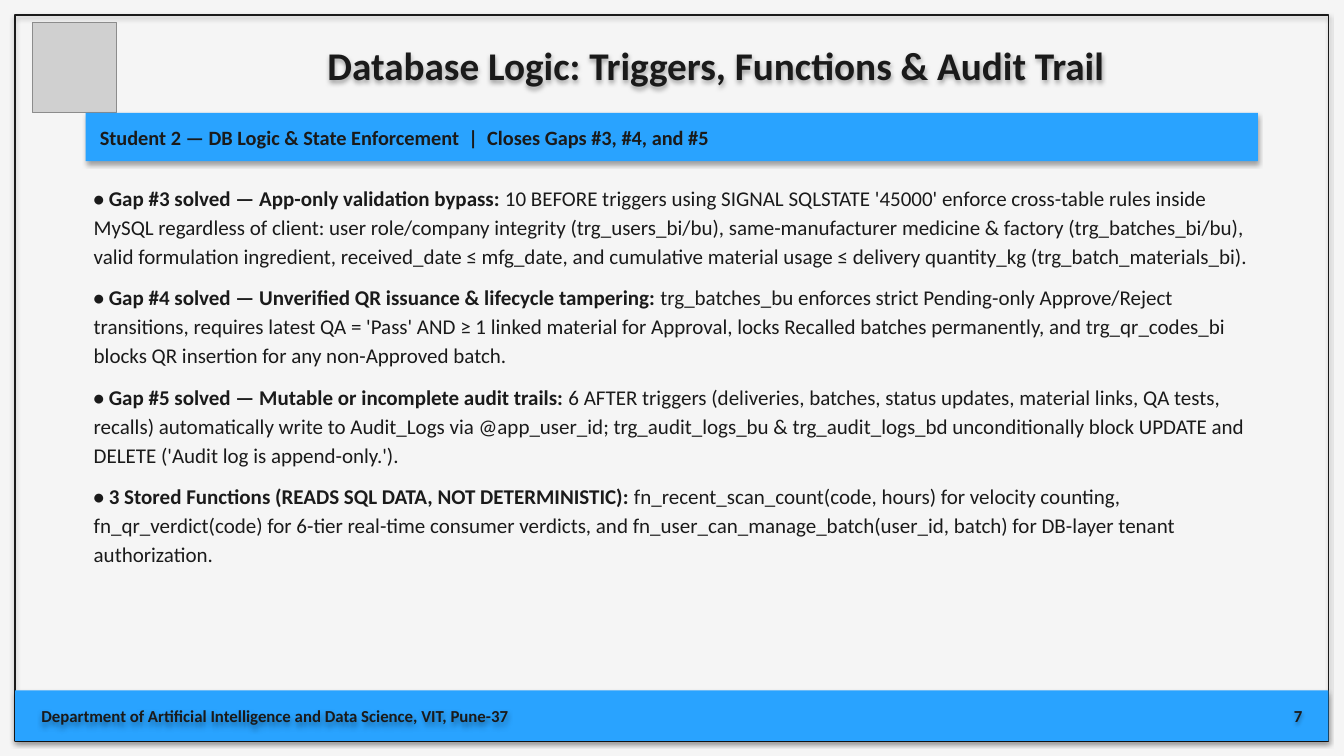
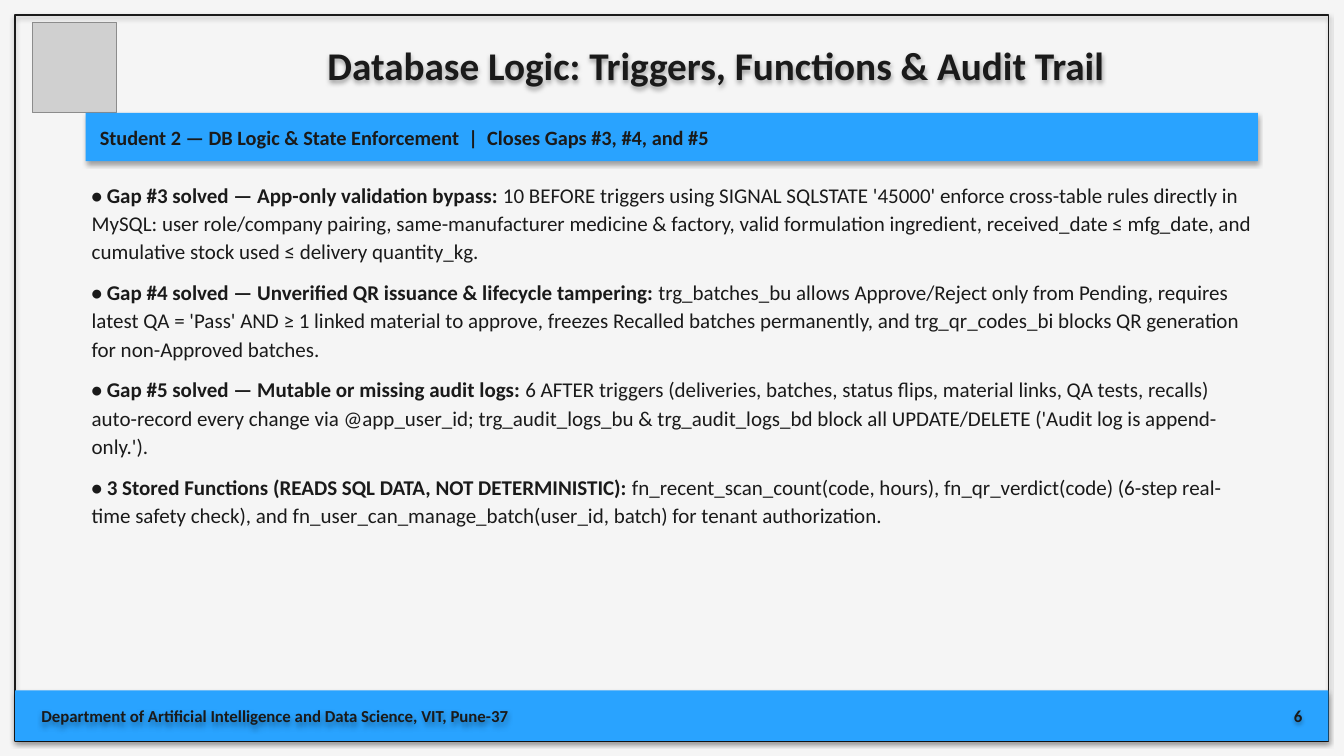
Before and after one commit to AdityaB411/PharmaTrace360, a slide deck: slide 6 of PharmaTrace360_Final_Presentation.pptx (slide 7 before the commit). Drawn at 1344x756 pixels with LibreOffice and Linux fonts; fonts in the diff are those of the drawing; grey boxes stand for pictures. Boxes give left, top, right and bottom in pixels: in the first picture for what was removed or moved away, otherwise in the second. Text is boxed around its words. In the diff, an @@ line names an element or a change of style, - is before the commit and + after.

```diff
--- a/PharmaTrace360_Final_Presentation.pptx
+++ b/PharmaTrace360_Final_Presentation.pptx
@@ text at [92,188,1250,527]: text changed @@
-• Gap #3 solved — App-only validation bypass: 10 BEFORE triggers using SIGNAL SQLSTATE '45000' enforce cross-table rules inside MySQL regardless of client: user role/company integrity (trg_users_bi/bu), same-manufacturer medicine & factory (trg_batches_bi/bu), valid formulation ingredient, received_date ≤ mfg_date, and cumulative material usage ≤ delivery quantity_kg (trg_batch_materials_bi).
-• Gap #4 solved — Unverified QR issuance & lifecycle tampering: trg_batches_bu enforces strict Pending-only Approve/Reject transitions, requires latest QA = 'Pass' AND ≥ 1 linked material for Approval, locks Recalled batches permanently, and trg_qr_codes_bi blocks QR insertion for any non-Approved batch.
-• Gap #5 solved — Mutable or incomplete audit trails: 6 AFTER triggers (deliveries, batches, status updates, material links, QA tests, recalls) automatically write to Audit_Logs via @app_user_id; trg_audit_logs_bu & trg_audit_logs_bd unconditionally block UPDATE and DELETE ('Audit log is append-only.').
-• 3 Stored Functions (READS SQL DATA, NOT DETERMINISTIC): fn_recent_scan_count(code, hours) for velocity counting, fn_qr_verdict(code) for 6-tier real-time consumer verdicts, and fn_user_can_manage_batch(user_id, batch) for DB-layer tenant authorization.
+• Gap #3 solved — App-only validation bypass: 10 BEFORE triggers using SIGNAL SQLSTATE '45000' enforce cross-table rules directly in MySQL: user role/company pairing, same-manufacturer medicine & factory, valid formulation ingredient, received_date ≤ mfg_date, and cumulative stock used ≤ delivery quantity_kg.
+• Gap #4 solved — Unverified QR issuance & lifecycle tampering: trg_batches_bu allows Approve/Reject only from Pending, requires latest QA = 'Pass' AND ≥ 1 linked material to approve, freezes Recalled batches permanently, and trg_qr_codes_bi blocks QR generation for non-Approved batches.
+• Gap #5 solved — Mutable or missing audit logs: 6 AFTER triggers (deliveries, batches, status flips, material links, QA tests, recalls) auto-record every change via @app_user_id; trg_audit_logs_bu & trg_audit_logs_bd block all UPDATE/DELETE ('Audit log is append-only.').
+• 3 Stored Functions (READS SQL DATA, NOT DETERMINISTIC): fn_recent_scan_count(code, hours), fn_qr_verdict(code) (6-step real-time safety check), and fn_user_can_manage_batch(user_id, batch) for tenant authorization.
@@ text at [1294,708,1302,722]: text changed @@
-7
+6
```
Also in this commit, not shown: 12 other slides changed, 3 slides removed.
